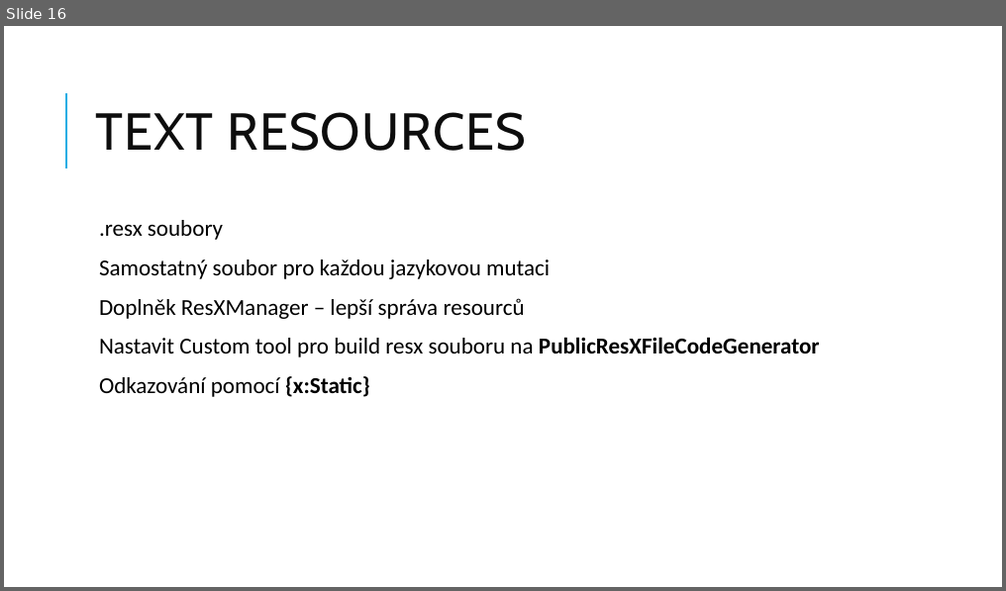
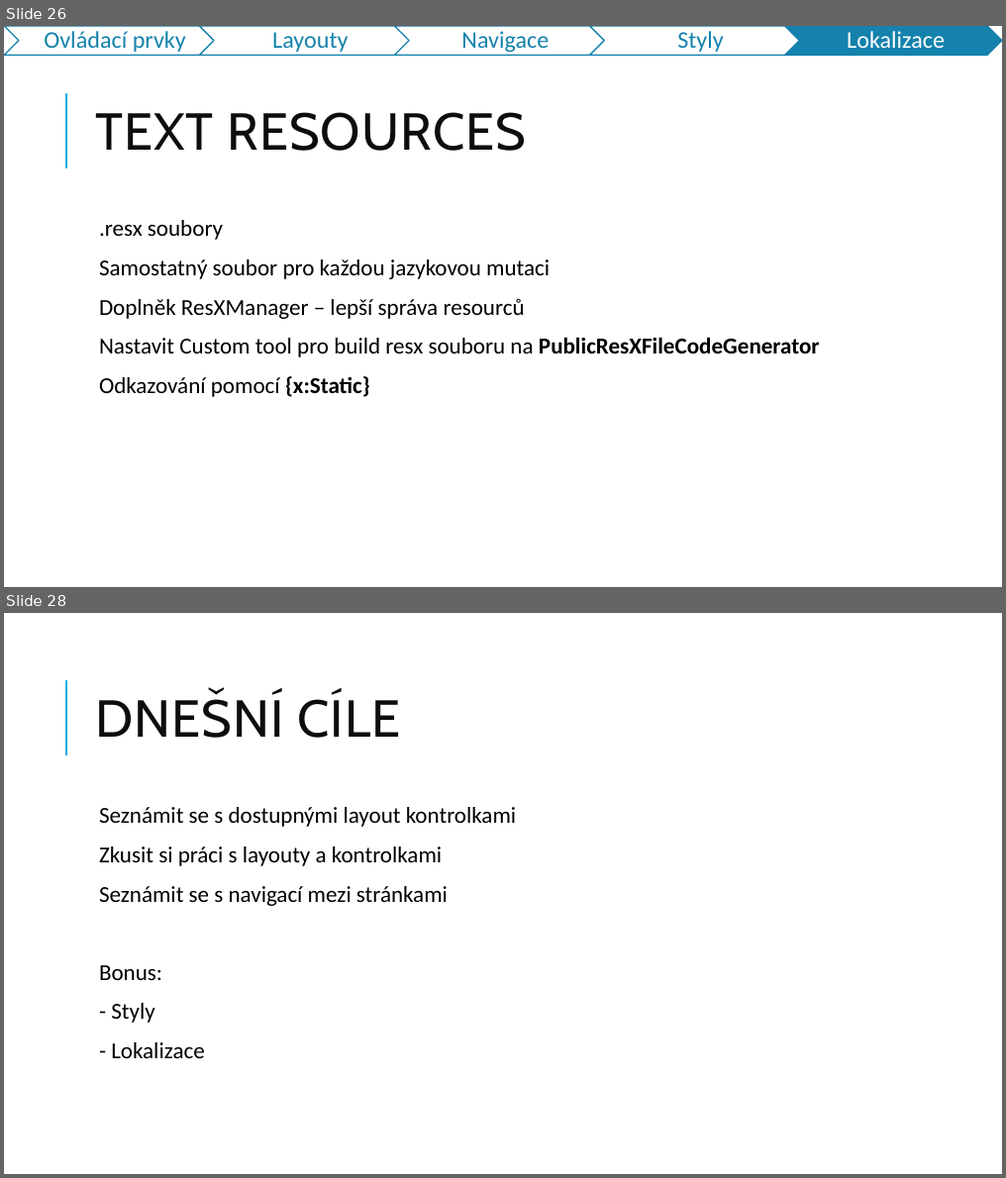
Before and after one commit to jasho/pv239-maui, a slide deck: 02_Design/PV239-Xamarin-02_Design.pptx. Shown one above the other, each under a label of ours: slide 16 before the commit, slides 26 and 28 after it; the slides between them are not shown. The pictures are 1006x591 and 1006x1178 pixels, drawn with LibreOffice and Linux fonts; fonts in the diff are those of the drawing. Boxes give left, top, right and bottom in pixels: in the first picture for what was removed or moved away, otherwise in the second. Text is boxed around its words. In the diff, an @@ line names an element or a change of style, - is before the commit and + after.

```diff
--- a/02_Design/PV239-Xamarin-02_Design.pptx
+++ b/02_Design/PV239-Xamarin-02_Design.pptx
@@ slide 28 added at (4, 613, 1002, 1174), background #FFFFFF; not listed: 1 template element that a slide beside it also shows @@
@@ title added at (95, 693, 400, 738), 50 pt, text #0D0D0D @@
+DNEŠNÍ CÍLE
@@ text added at (99, 807, 516, 1059), 22 pt, text #000000 @@
+  Seznámit se s dostupnými layout kontrolkami
+  Zkusit si práci s layouty a kontrolkami
+  Seznámit se s navigací mezi stránkami
+  Bonus:
+  - Styly
+  - Lokalizace
@@ what was slide 16 is now slide 26 @@
@@ slide 26 changed as well @@
@@ group added at (4, 26, 1002, 55): 5 chevrons, 5 texts @@
+Ovládací prvky
+Layouty
+Navigace
+Styly
+Lokalizace
```
Also in this commit, not shown: 13 other slides changed, 12 other slides added, 1 slide removed.
